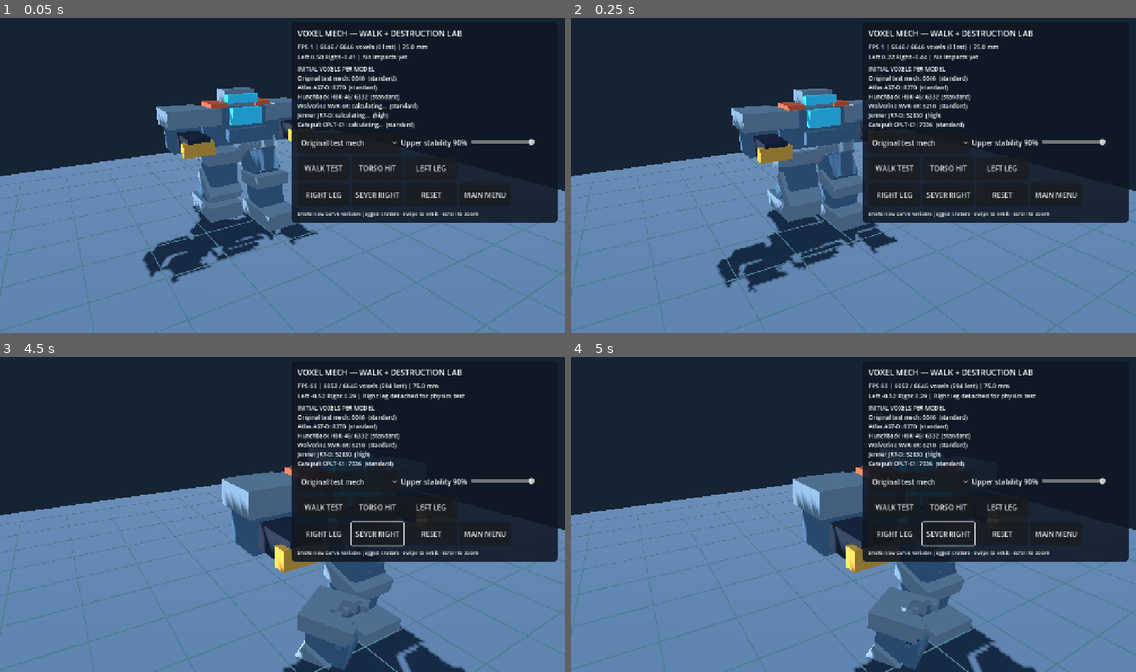
Above: before the commit, frames 1-4 (two rows, left to right).
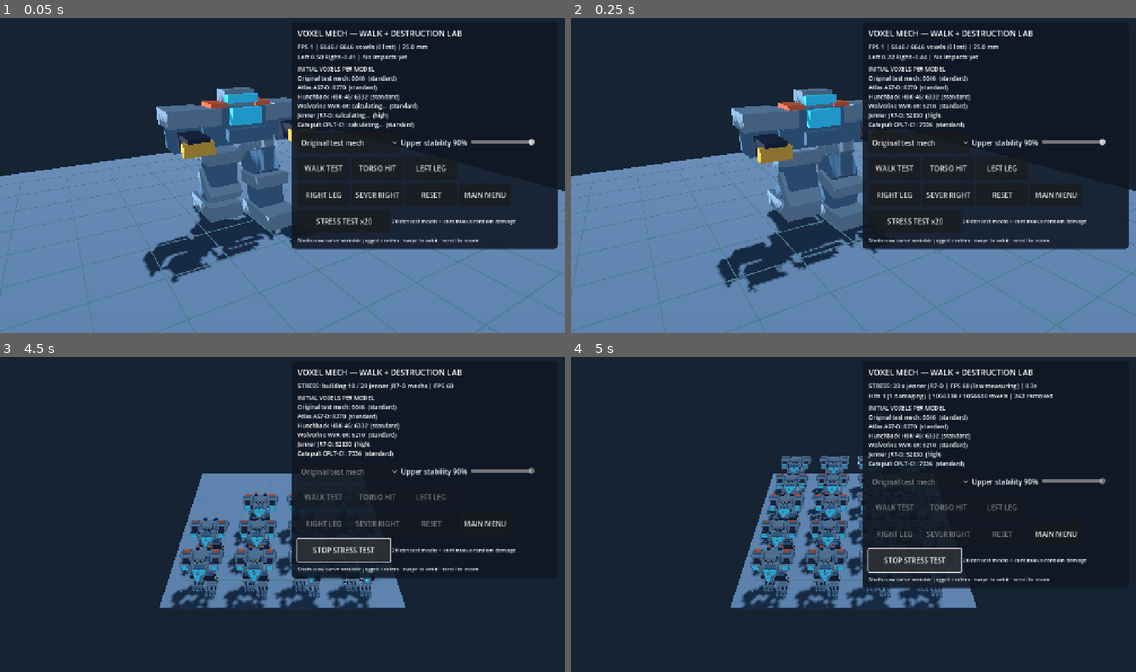
Above: after the commit, the same moments.

Repository: drag0nblad3/BtechMobile
Game: Godot game, scene res://scenes/voxel_mech_lab.tscn
Same seed, same stepped clock (60 frames per second), same inputs: the game is played once before the commit and once after it. This scene is started directly instead of the project's main scene.
Inputs (mouse positions are in pixels of both pictures, inside the frame that each line leads up to):
- Up to frame 1 (0.05 s): no input
- Up to frame 2 (0.25 s): no input
- Up to frame 3 (4.5 s): click "WALK TEST" at 0.5 s; click "TORSO HIT" at 1.25 s; click "LEFT LEG" at 2 s; click "RIGHT LEG" at 2.75 s; click "SEVER RIGHT" at 3.5 s; click (344, 561) at 4.25 s, where only the run after the commit has a clickable "STRESS TEST x20"
- Up to frame 4 (5 s): no input

The runs differ from the first frame. In frame 1, 4.6% of the frame differs, in the area x 51-99%, y 61-74%; in frame 2, 4.6%; in frame 3, 47%, in the area x 0-100%, y 8-100%; in frame 4, 45%.

Commit message:
Add stress test toggle, max-voxel chassis selection, FPS HUD and cleanup to mech lab

Diff:
--- a/src/view/units/voxel_mech_lab.gd
+++ b/src/view/units/voxel_mech_lab.gd
@@ -19,6 +19,11 @@
 var _right_drag := false
 var _touch_dragged := false
 var _last_hit := "No impacts yet"
+var stress_test: VoxelStressTest
+var stress_button: Button
+var stress_render_surfaces := true
+var _single_buttons: Array[Button] = []
+var _saved_camera := Vector3.ZERO
 
 
 func _ready() -> void:
@@ -177,6 +182,19 @@
 	add_button(second, "RESET", reset_lab)
 	var back := add_button(second, "MAIN MENU", _open_launcher)
 	back.name = "BackToLauncher"
+	for group in [first, second]:
+		for node in group.get_children():
+			if node is Button and node != back:
+				_single_buttons.append(node)
+	var stress_row := HBoxContainer.new()
+	column.add_child(stress_row)
+	stress_button = add_button(stress_row, "STRESS TEST x20", _toggle_stress_test)
+	stress_button.name = "StressTestButton"
+	stress_button.custom_minimum_size.x = 210
+	var stress_hint := Label.new()
+	stress_hint.text = "20 densest mechs + continuous random damage"
+	stress_hint.add_theme_font_size_override("font_size", 12)
+	stress_row.add_child(stress_hint)
 	var help := Label.new()
 	help.text = "Shots now carve variable jagged craters · swipe to orbit · scroll to zoom"
 	help.add_theme_font_size_override("font_size", 12)
@@ -192,11 +210,86 @@
 	return button
 
 
+
+## Use the exact already-generated voxel catalog, not a hard-coded Jenner ID.
+## Generate any unfinished mesh-free counts synchronously on button press.
+func _highest_voxel_profile() -> Dictionary:
+	while _catalog_cursor < profiles.size():
+		_count_next_profile()
+	var best: Dictionary = {}
+	var most := -1
+	for profile in profiles:
+		var count := int(_catalog_counts.get(str(profile["id"]), 0))
+		if count > most:
+			most = count
+			best = profile
+	return best
+
+
+func _toggle_stress_test() -> void:
+	if stress_test != null:
+		_stop_stress_test()
+	else:
+		_start_stress_test()
+
+
+func _start_stress_test() -> void:
+	if stress_test != null:
+		return
+	var profile := _highest_voxel_profile()
+	if profile.is_empty():
+		return
+	# Remove the single mech so the test actually contains exactly 20 models.
+	if mech != null:
+		remove_child(mech)
+		mech.free()
+		mech = null
+	stress_test = VoxelStressTest.new()
+	stress_test.name = "StressPopulation"
+	stress_test.render_surfaces = stress_render_surfaces
+	add_child(stress_test)
+	stress_test.begin(profile)
+	_saved_camera = Vector3(_orbit, _elevation, _distance)
+	_orbit = PI
+	_elevation = 0.68
+	_distance = 25.0
+	update_camera()
+	stress_button.text = "STOP STRESS TEST"
+	chassis_selector.disabled = true
+	stability_slider.editable = false
+	for button in _single_buttons:
+		button.disabled = true
+	_last_hit = "Stress test: %s (20 models)" % profile["name"]
+
+
+func _stop_stress_test() -> void:
+	if stress_test == null:
+		return
+	stress_test.end()
+	remove_child(stress_test)
+	stress_test.free()
+	stress_test = null
+	_orbit = _saved_camera.x
+	_elevation = _saved_camera.y
+	_distance = _saved_camera.z
+	update_camera()
+	stress_button.text = "STRESS TEST x20"
+	chassis_selector.disabled = false
+	stability_slider.editable = true
+	for button in _single_buttons:
+		button.disabled = false
+	_spawn_mech()
+	mech.start_walk()
+	_last_hit = "Stress test stopped; solo mech restored"
+
+
 func _open_launcher() -> void:
 	get_tree().change_scene_to_file("res://scenes/launcher.tscn")
 
 
 func _select_chassis(index: int) -> void:
+	if stress_test != null:
+		_stop_stress_test()
 	profile_index = index
 	if chassis_selector:
 		chassis_selector.select(index)
@@ -242,6 +335,8 @@
 
 
 func reset_lab() -> void:
+	if stress_test != null:
+		_stop_stress_test()
 	mech.queue_free()
 	_spawn_mech()
 	_last_hit = "Loaded %s: %s" % [profiles[profile_index]["name"], profiles[profile_index]["gait"]]
@@ -254,6 +349,10 @@
 
 
 func _process(_delta: float) -> void:
+	if stress_test != null:
+		if info != null:
+			info.text = stress_test.progress_text()
+		return
 	# Count one mesh-free chassis per frame. This avoids a large up-front stall
 	# and reports exact generated geometry, not estimated authoring volumes.
 	if _catalog_cursor < profiles.size():
@@ -325,6 +424,8 @@
 
 
 func fire_at_screen(point: Vector2) -> void:
+	if stress_test != null or mech == null:
+		return
 	var origin := camera.project_ray_origin(point)
 	var direction := camera.project_ray_normal(point)
 	var hit := mech.shoot(origin, direction)
